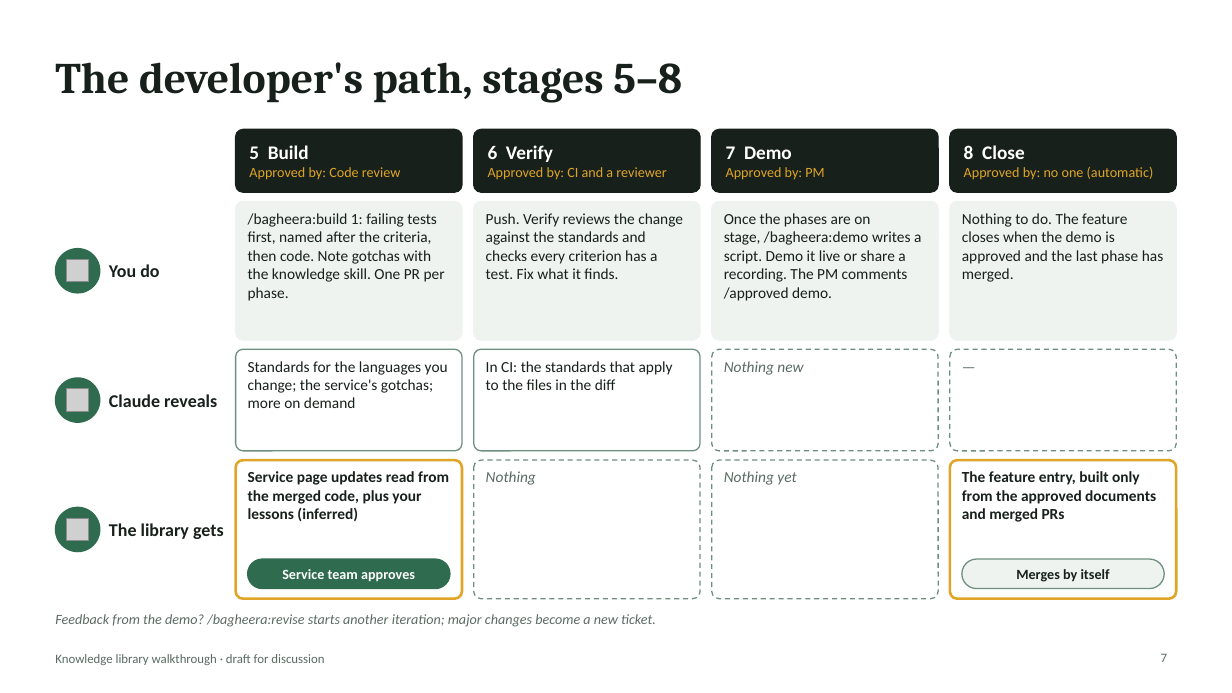
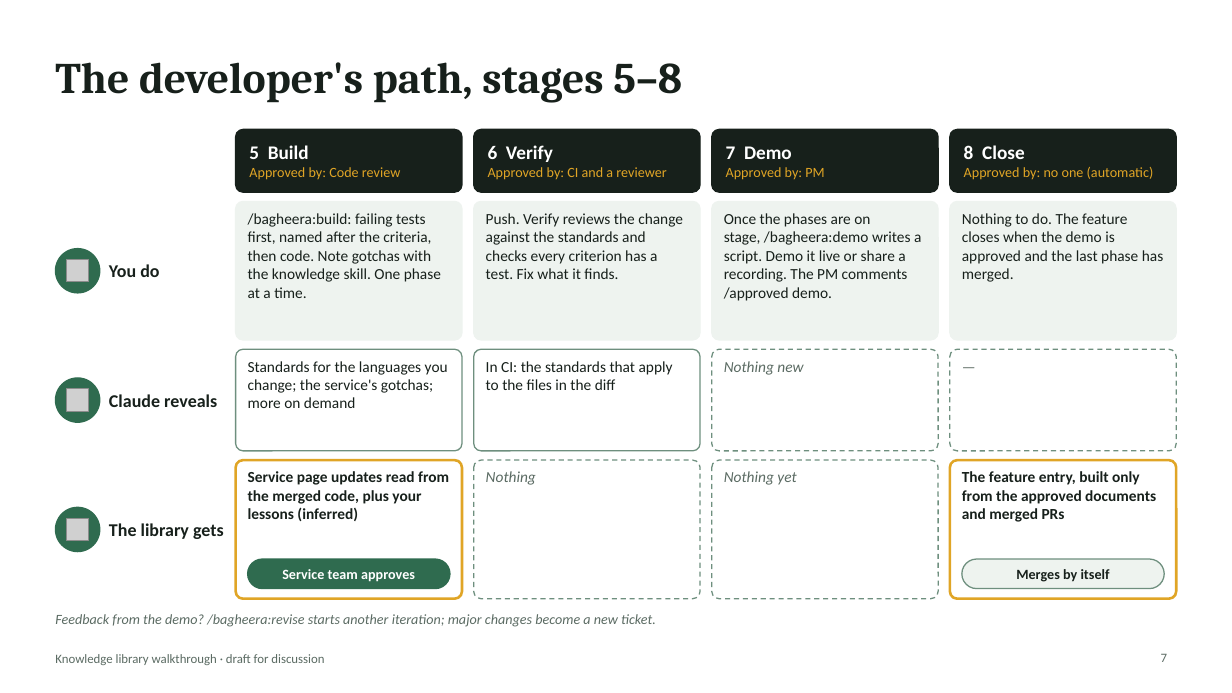
Before and after one commit to rahulnyk/bagheera, a slide deck: slide 7 of docs/design/knowledge-library-walkthrough.pptx. Drawn at 1232x693 pixels with LibreOffice and Linux fonts; fonts in the diff are those of the drawing; grey boxes stand for pictures. Boxes give left, top, right and bottom in pixels: in the first picture for what was removed or moved away, otherwise in the second. Text is boxed around its words. In the diff, an @@ line names an element or a change of style, - is before the commit and + after.

```diff
--- a/docs/design/knowledge-library-walkthrough.pptx
+++ b/docs/design/knowledge-library-walkthrough.pptx
@@ text at (248,213,441,298): text changed @@
-/bagheera:build 1: failing tests first, named after the criteria, then code. Note gotchas with the knowledge skill. One PR per phase.
+/bagheera:build: failing tests first, named after the criteria, then code. Note gotchas with the knowledge skill. One phase at a time.
```
Also in this commit, not shown: 1 other slide changed, 3 other files.
